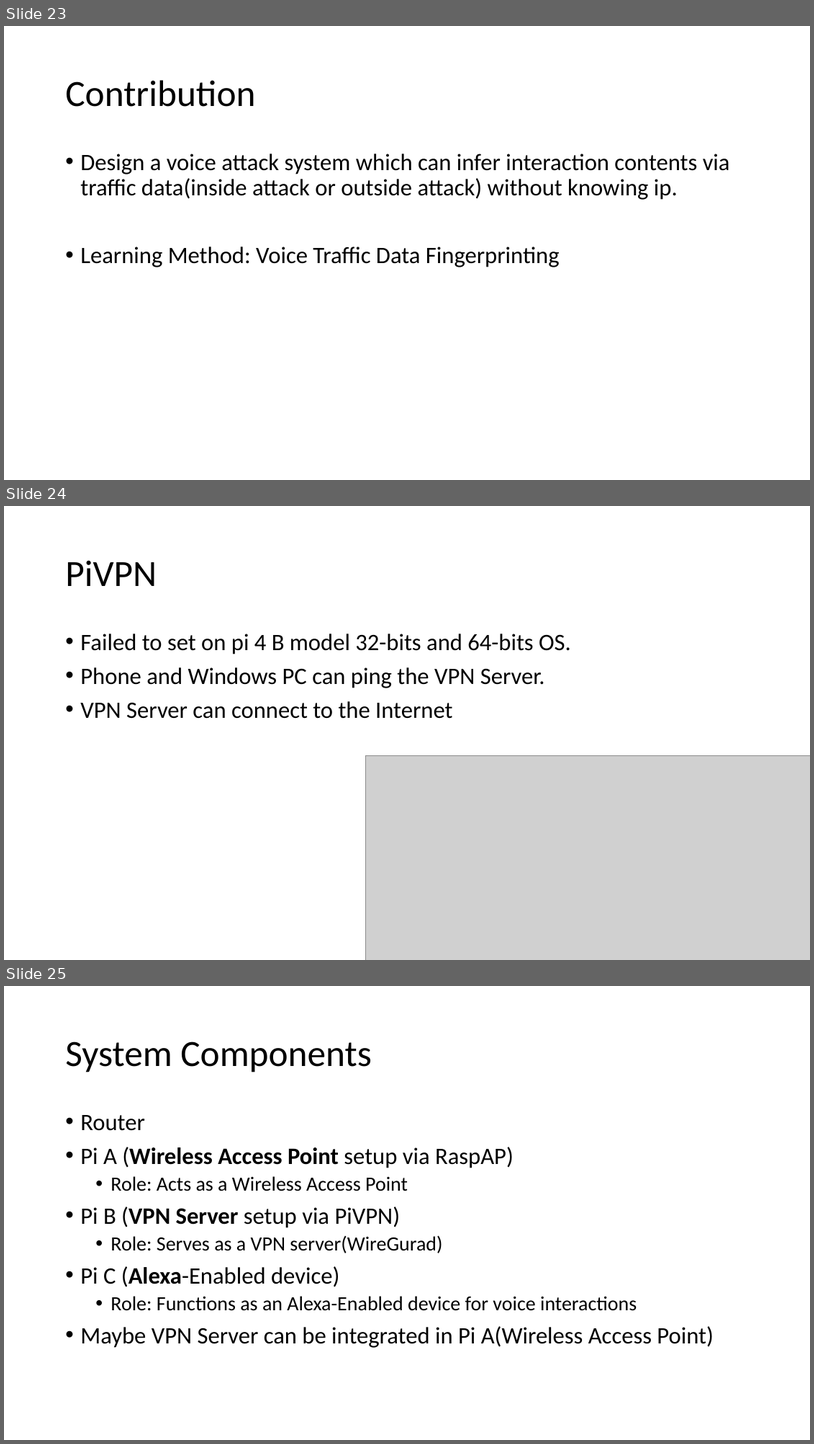
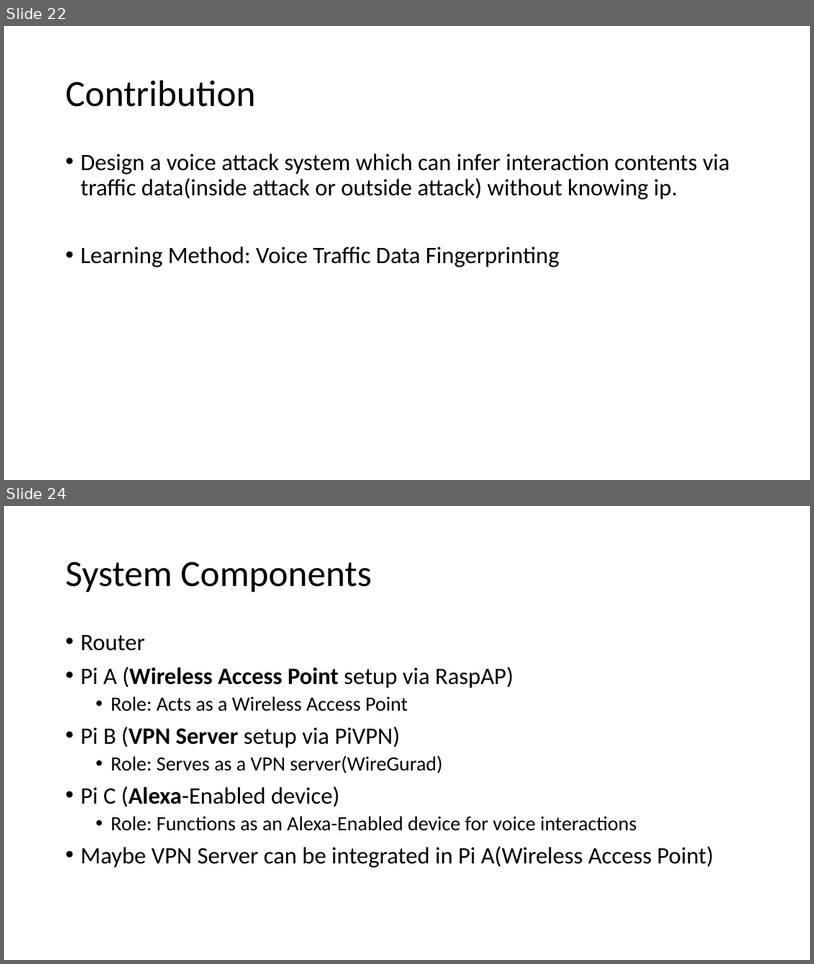
Before and after one commit to GXG-CS/Pi-Alexa, a slide deck: Presentation1.pptx. Shown one above the other, each under a label of ours: slides 23, 24 and 25 before the commit, slides 22 and 24 after it; the slides between them are not shown. The pictures are 814x1444 and 814x964 pixels, drawn with LibreOffice and Linux fonts; fonts in the diff are those of the drawing; grey boxes stand for pictures. Boxes give left, top, right and bottom in pixels: in the first picture for what was removed or moved away, otherwise in the second. Text is boxed around its words. In the diff, an @@ line names an element or a change of style, - is before the commit and + after.

Commit message:
Threat Model

```diff
--- a/Presentation1.pptx
+++ b/Presentation1.pptx
@@ slide 24 removed at bbox=[4, 506, 810, 960], background #FFFFFF @@
@@ title removed at bbox=[65, 560, 157, 586] @@
-PiVPN
@@ text removed at bbox=[80, 633, 571, 718] @@
-• Failed to set on pi 4 B model 32-bits and 64-bits OS.
-• Phone and Windows PC can ping the VPN Server.
-• VPN Server can connect to the Internet
@@ picture removed at bbox=[365, 755, 810, 960] @@
@@ what was slide 23 is now slide 22 @@
@@ what was slide 25 is now slide 24 @@
```
Also in this commit, not shown: 1 slide changed, 4 slides added, 2 other files.
